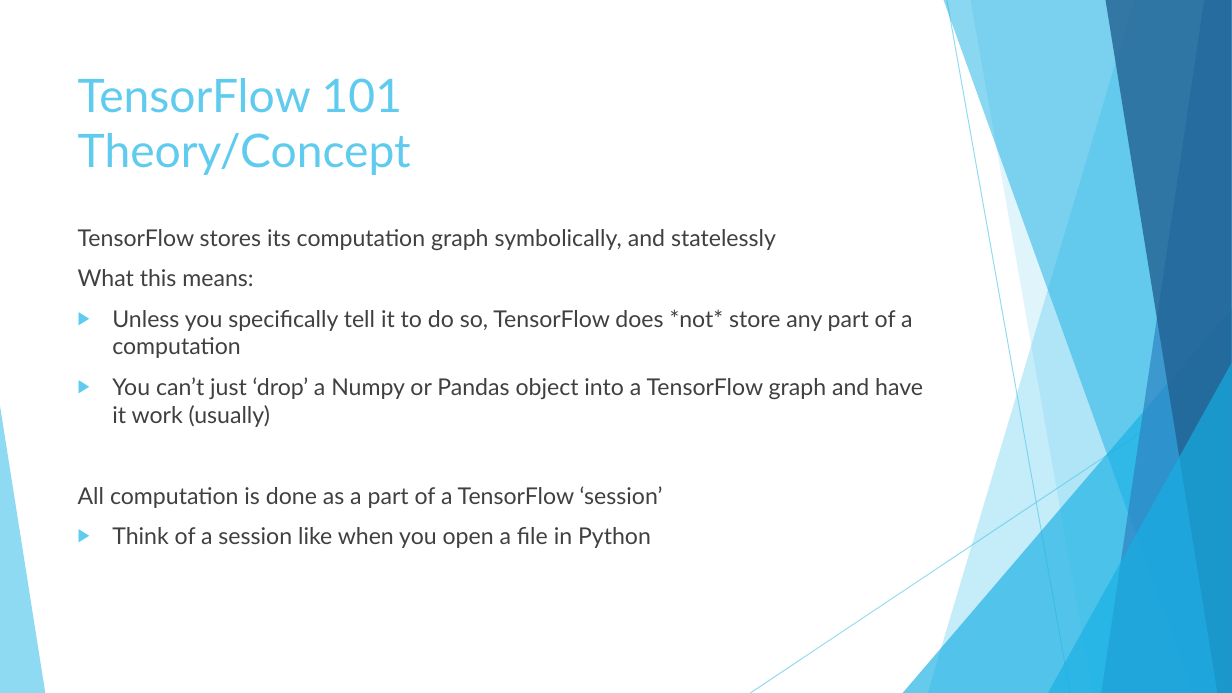
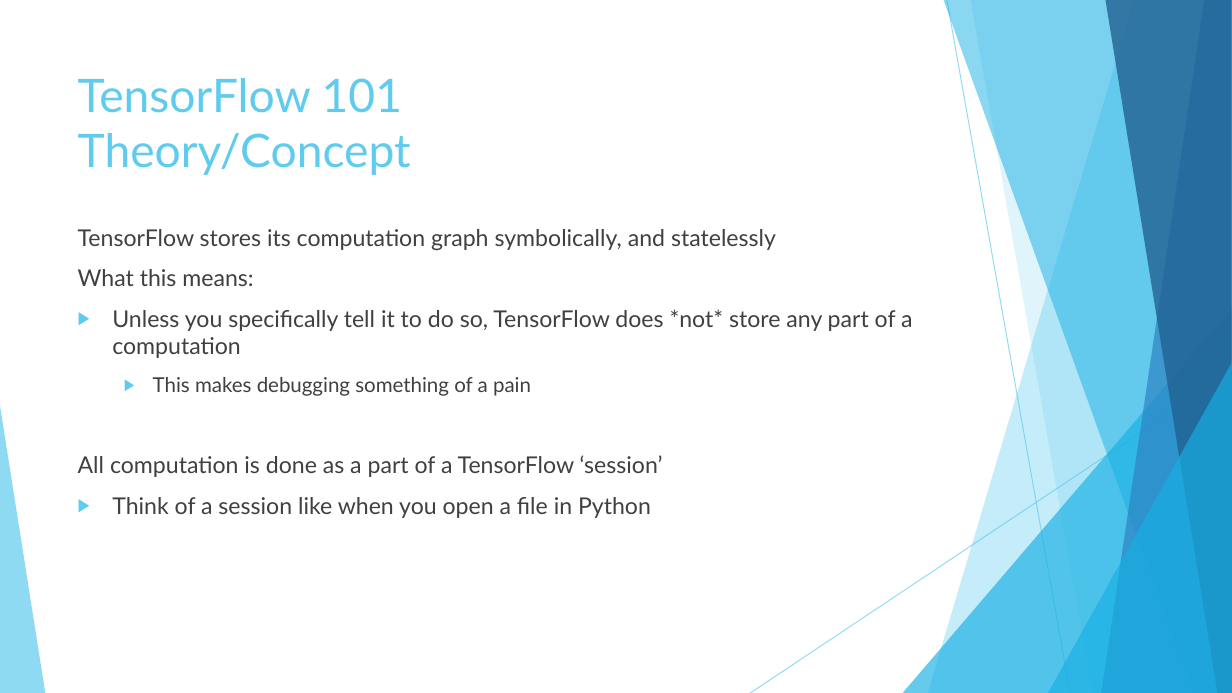
Before and after one commit to Calvinxc1/TensorFlow_Presentation, a slide deck: slide 10 of Intro to TensorFlow.pptx. Drawn at 1232x693 pixels with LibreOffice and Linux fonts; fonts in the diff are those of the drawing. Boxes give left, top, right and bottom in pixels: in the first picture for what was removed or moved away, otherwise in the second. Text is boxed around its words. In the diff, an @@ line names an element or a change of style, - is before the commit and + after.

```diff
--- a/Intro to TensorFlow.pptx
+++ b/Intro to TensorFlow.pptx
@@ text at box(153, 377, 531, 396): text changed; size 18 to 16 pt @@
-▶ You can’t just ‘drop’ a Numpy or Pandas object into a TensorFlow graph and have it work (usually)
+  ▶ This makes debugging something of a pain
```
Also in this commit, not shown: 8 other slides changed, 1 other file.
